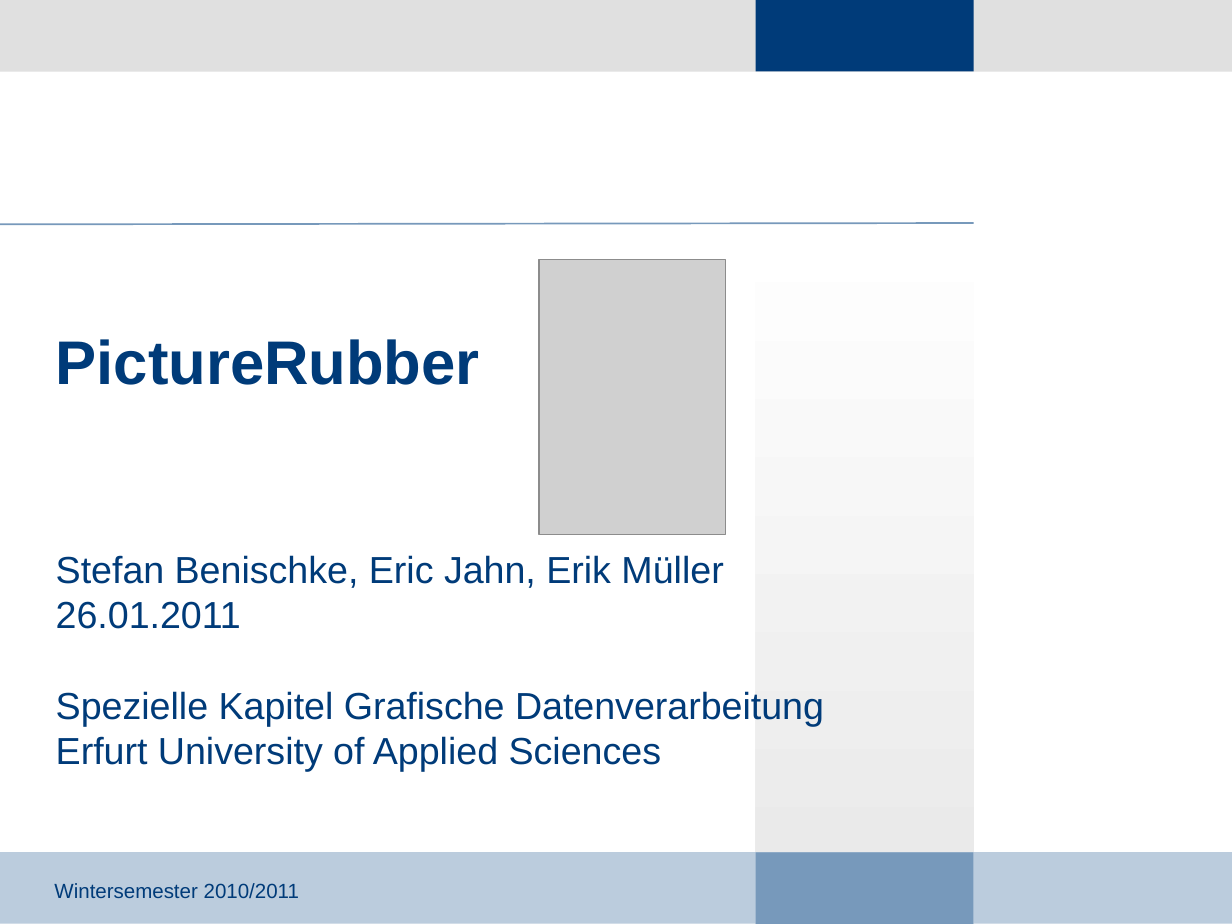
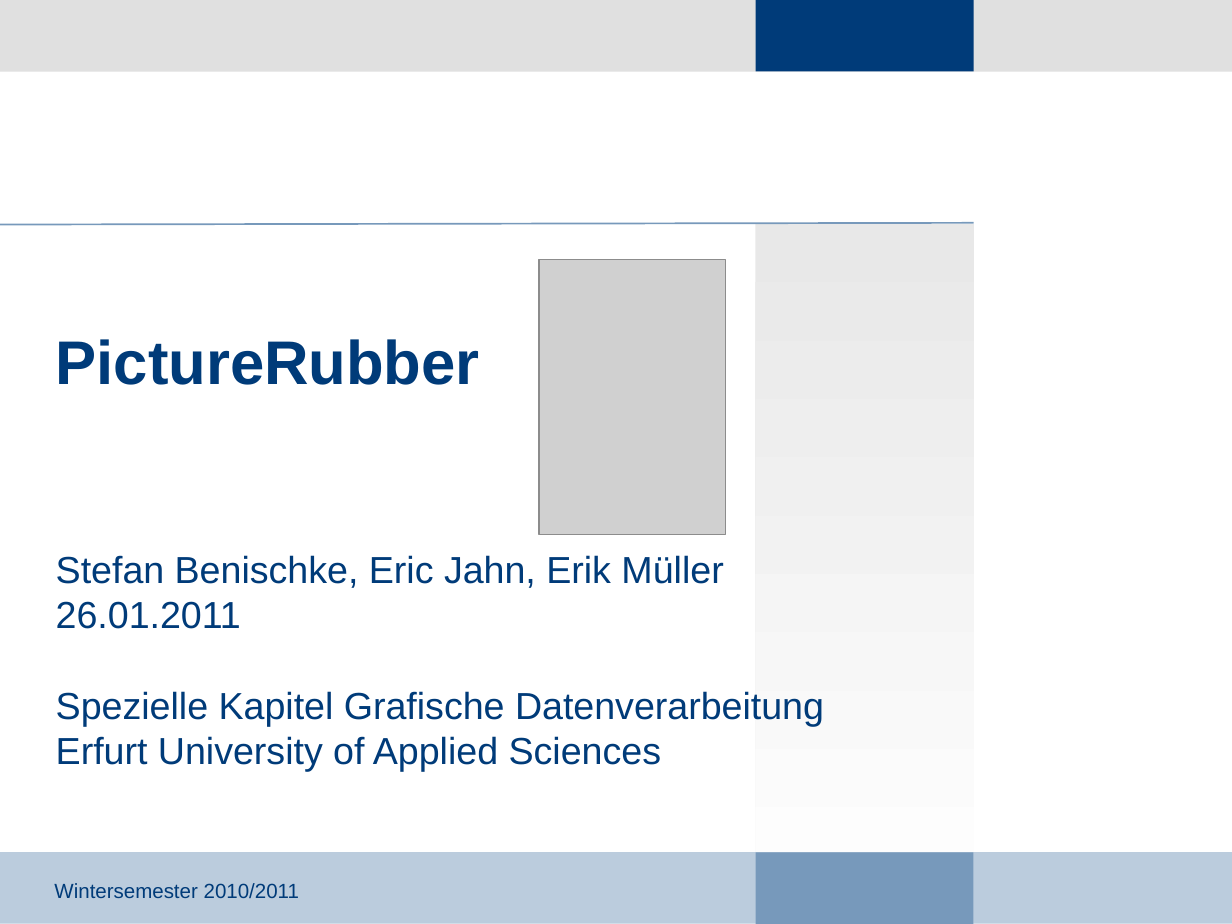
Before and after one commit to giuliarouge/picturerubber, a slide deck: slide 1 of Präsentation.ppt. Drawn at 1232x924 pixels with LibreOffice and Linux fonts; fonts in the diff are those of the drawing; grey boxes stand for pictures; background and template pictures are left out. Boxes give left, top, right and bottom in pixels: in the first picture for what was removed or moved away, otherwise in the second. Text is boxed around its words. In the diff, an @@ line names an element or a change of style, - is before the commit and + after.

```diff
--- a/Präsentation.ppt
+++ b/Präsentation.ppt
@@ rectangle at box(755, 224, 973, 924): fill gradient #FFFFFF to #E8E8E8 to gradient #E8E8E8 to #FFFFFF @@
```
Also in this commit, not shown: 9 other slides changed.
